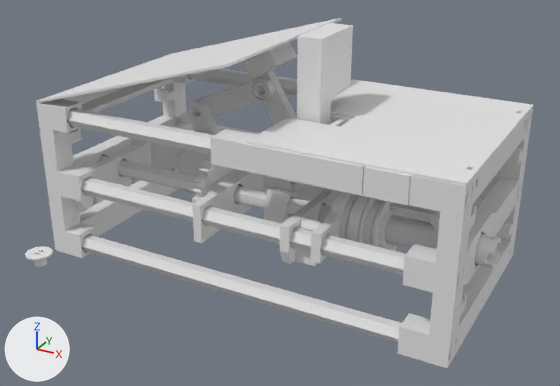
The Blender file UselessMachine/blender/0002_no_slider_mechanism.blend: old version first, new version second.
Before and after are seen from a camera (50 mm lens) standing at (197.0, -267.0, 139.0) and looking at (56.0, -11.0, 11.0). The axes (+X, +Y, +Z) are drawn at lower left. The lights are the same throughout. The picture after the commit comes second. The same objects are shown in both versions, whatever each file hides.

In view in the first picture: 'arm_peg_cap', 'beam_c.001', 'driveshaft.001', 'end_cap_a', 'end_cap_b', 'flap_big', 'flap_small', 'gear_a.001', 'gearbox.001', 'one_way_shaft', 'pencil.002', 'pencil.003', 'pencil.006', 'stopper.001', 'switch', 'switch_plate' and 10 more.
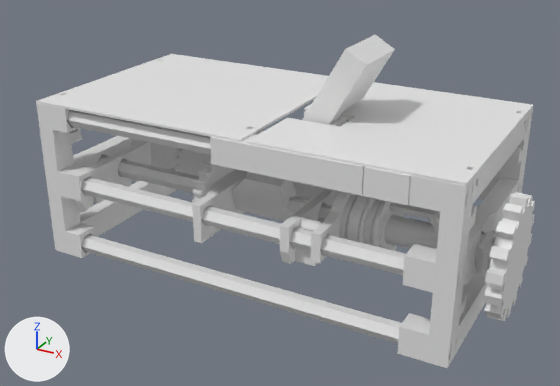
What differs and where, as boxes (x1, y1, x2, y2) in the pictures (560 x 386 px):
'flap_big', turned: before (36, 18, 342, 103); after (36, 54, 329, 142)
'switch', turned: before (297, 23, 353, 189); after (302, 35, 395, 125)
'crank_wheel', added: after (476, 192, 535, 321)
'stopper.001', turned: before (264, 187, 298, 224); after (232, 172, 312, 221)
'driveshaft.001', turned: (98, 155, 332, 223) in both
'beam_c.001', turned (mostly hidden afterwards): before (244, 42, 297, 125); after (255, 130, 263, 135)
'gear_a.001', turned: before (192, 155, 237, 202); after (192, 155, 237, 203)
'arm_peg_cap', moved, turned (not visible afterwards): before (25, 246, 53, 267)
'beam_b.001', unchanged, covered by the edit: before (190, 77, 275, 119)
'pencil.004', unchanged, covered by the edit: before (187, 68, 297, 95)

The change, as a list of edits to the scene's bpy script:
```text
Add me_plane_001:
    me_plane_001.from_pydata(...)  # 410 vertices, 412 faces; spans x -0.598..0.601, y -0.599..0.6, z -0.75..0.6
Change ob_gear_a_001:
    ob_gear_a_001.rotation_euler: (1.571, 4.273, 1.571) -> (1.571, 0.565, 1.571)  # degrees (90, 245, 90) -> degrees (90, 32, 90)
Change ob_driveshaft_001:
    ob_driveshaft_001.rotation_euler: (1.571, 4.273, 1.571) -> (1.571, 0.565, 1.571)  # degrees (90, 245, 90) -> degrees (90, 32, 90)
Change ob_arm_peg_cap:
    ob_arm_peg_cap.location: (0.0, -91.0, 3.5) -> (-27.0, 34.5, 0.0)
    ob_arm_peg_cap.rotation_euler: (0.0, 0.0, 0.0) -> (-1.571, 0.0, 0.0)  # degrees (0, 0, 0) -> degrees (-90, 0, 0)
Change ob_beam_c_001:
    ob_beam_c_001.rotation_euler: (3.142, -2.116, 0.0) -> (3.142, -2.792, 0.0)  # degrees (180, -121, 0) -> degrees (180, -160, 0)
Change ob_stopper_001:
    ob_stopper_001.rotation_euler: (0.0, 4.971, 1.571) -> (0.0, 1.264, 1.571)  # degrees (0, 285, 90) -> degrees (0, 72, 90)
Change ob_flap_big:
    ob_flap_big.rotation_euler: (0.0, 0.28, 3.142) -> (0.0, 0.0, 3.142)  # degrees (0, 16, 180) -> degrees (0, 0, 180)
Change ob_switch:
    ob_switch.rotation_euler: (0.0, 1.571, 0.0) -> (0.0, 2.094, 0.0)  # degrees (0, 90, 0) -> degrees (0, 120, 0)
Add ob_crank_wheel:
    ob_crank_wheel = bpy.data.objects.new('crank_wheel', me_plane_001)
    ob_crank_wheel.location = (145.0, 0.0, 0.0)
    ob_crank_wheel.rotation_euler = (0.0, 1.571, 0.0)  # degrees (0, 90, 0)
    ob_crank_wheel.scale = (40.0, 40.0, 10.0)
```
